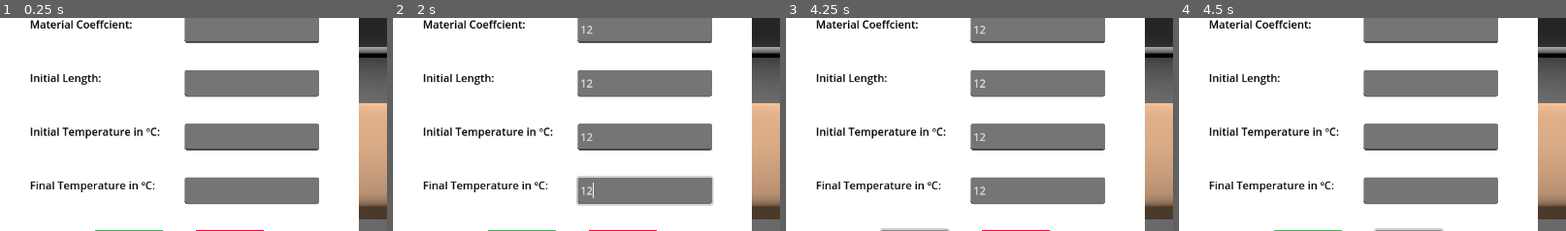
Above: before the commit, frames 1-4 (left to right).
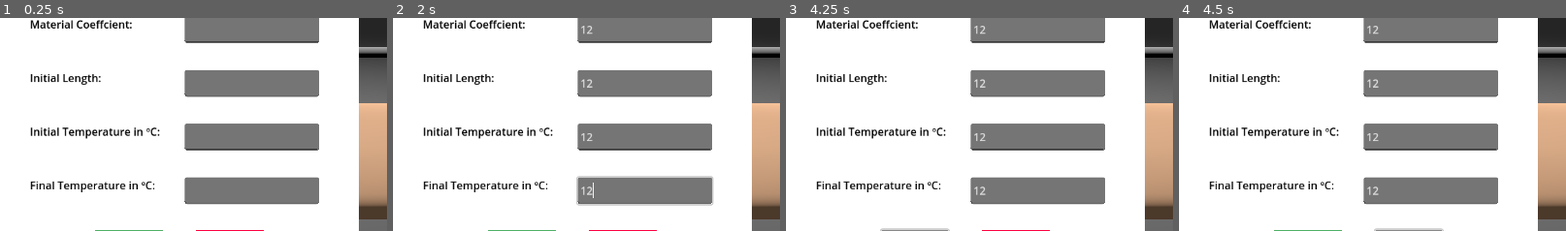
Above: after the commit, the same moments.

Repository: rohb22/thermal-expansion-simulator
Game: Godot game, scene res://node_3d.tscn
Two runs of this game, one before a commit and one after it. Both use one fixed random seed, a clock stepped at 60 frames per second and the inputs below.
Inputs (mouse positions are % of the whole screen's width and height, from its top left):
- Up to frame 1 (0.25 s): no input
- Up to frame 2 (2 s): click (36, 50) at 0.52 s; type "12" at 0.6 s; click (36, 38) at 0.75 s; type "12" at 0.83 s; click (36, 25) at 0.98 s; type "12" at 1.07 s; click (36, 63) at 1.27 s; type "12" at 1.35 s
- Up to frame 3 (4.25 s): click "Simulate" at 2 s; click "Simulate" at 2.75 s; click "Simulate" at 3.5 s
- Up to frame 4 (4.5 s): click "Reset" at 4.25 s
The pictures show only the part of the screen within x 3-53%, y 22-72%; the shares and areas given below are measured in that part.

Frames 1-3 are identical in both runs. In frame 4, 0.2% of the frame differs, in the area x 48-52%, y 3-84%.
Error after the commit: Attempt to call function 'add_item' in base 'null instance' on a null instance. (res://node_3d.gd:39)

Commit message:
Added dropdown menu for material coefficient

Diff:
--- a/godot/node_3d.gd
+++ b/godot/node_3d.gd
@@ -7,10 +7,37 @@
 var result_length: float = 0.0
 
 @onready var cylinder = $cylinder
+@onready var dropdown = $CanvasLayer/coefficient_dropdown
 
 func _ready() -> void:
+	addMaterials()
+	dropdown.item_selected.connect(dropdownSelect)
 	$CanvasLayer/Panel/simulate.pressed.connect(startSimulation)
 	$CanvasLayer/Panel/reset.pressed.connect(resetSimulation)
+
+func dropdownSelect(index: int) -> void:
+	var selected_metal = dropdown.get_item_text(index)
+	var coefficients = {
+		"Aluminum": 0.000023,
+		"Copper": 0.000016,
+		"Iron": 0.000012,
+		"Silver": 0.000019,
+		"Gold": 0.000014
+	}
+	$CanvasLayer/Panel/coefficient.text = str(coefficients[selected_metal])
+
+
+func addMaterials() -> void:
+	var metals = {
+		"Aluminum": 0.000023,
+		"Copper": 0.000016,
+		"Iron": 0.000012,
+		"Silver": 0.000019,
+		"Gold": 0.000014
+	}
+	for metal in metals.keys():
+		dropdown.add_item(metal)
+
 
 func resetSimulation() -> void:
 	$CanvasLayer/Panel/coefficient.text = ""
@@ -21,12 +48,20 @@
 	cylinder.scale = cylinder_ORIG
 
 func startSimulation() -> void:
-
+	$CanvasLayer/Panel/output.text = "Final Length: "
 	coefficient = $CanvasLayer/Panel/coefficient.text.to_float()
 	var initial_temp = $CanvasLayer/Panel/initial_temp.text.to_float()
 	var final_temp = $CanvasLayer/Panel/final_temp.text.to_float()
 	temperature = final_temp - initial_temp
 	length = $CanvasLayer/Panel/initial_length.text.to_float()
+
+	if coefficient <= 0:
+		$CanvasLayer/Panel/output.text += "Material expansion must be greater than 0"
+
+		return
+	elif length <= 0:
+		$CanvasLayer/Panel/output.text += "Material length must be greater than 0"
+		return
 
 	var expansion = coefficient * temperature * length
 	result_length = length + expansion
